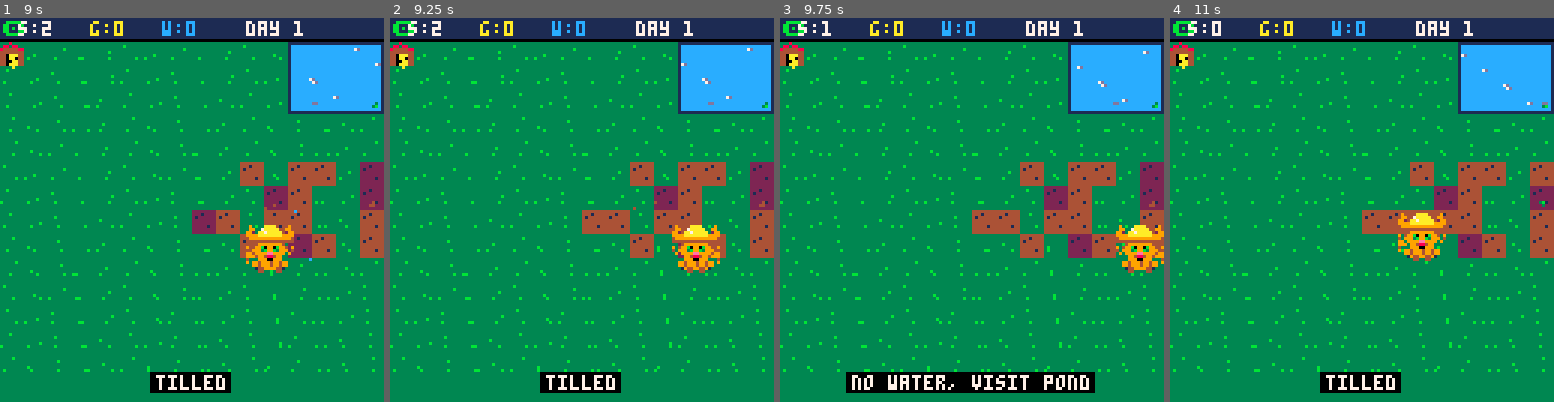
Above: before the commit, frames 1-4 (left to right).
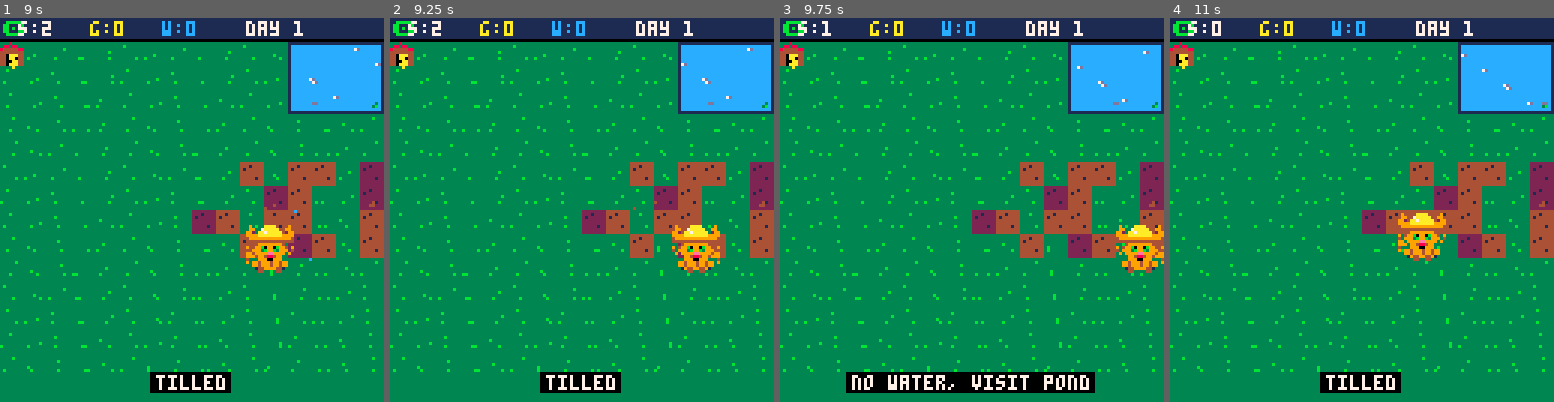
Above: after the commit, the same moments.

Repository: RubenTipparach/tic-labs
Game: PICO-8 cartridge games/pico8-cat-farmer/cart.p8
Two runs of this game, one before a commit and one after it. Both use one fixed random seed, a clock stepped at 60 frames per second and the inputs below.
Inputs:
- Up to frame 1 (9 s): tap X (X key) at 0.33, 1.07, 1.85, 2.97, 4.08, 5.2, 6.32, 7.43, 8.55 s; tap O (Z key) at 0.7, 1.7, 2.1, 2.5, 2.9, 3.3, 3.7, 4.1, 4.5, 4.9, 5.3, 5.7, 6.1, 6.5, 6.9, 7.3, 7.7, 8.1, 8.5, 8.9 s; hold Right 1.6-2.1 s; hold Up 2.15-2.42 s; hold Right 2.47-3.03 s; hold Left 3.08-3.58 s; hold Down 3.63-3.97 s; hold Right 4.02-4.68 s; hold Up 4.73-5.03 s; hold Left 5.08-5.68 s; hold Down 5.73-6.03 s; hold Right 6.08-6.58 s; hold Right 6.63-7.13 s; hold Up 7.18-7.45 s; hold Right 7.5-8.07 s; hold Left 8.12-8.62 s; hold Down from 8.67 s (still down)
- Up to frame 2 (9.25 s): release Down at 9 s; hold Right from 9.05 s (still down)
- Up to frame 3 (9.75 s): tap O (Z key) at 9.3, 9.7 s; tap X (X key) at 9.67 s; release Right at 9.72 s
- Up to frame 4 (11 s): hold Up 9.77-10.07 s; tap O (Z key) at 10.1, 10.5, 10.9 s; hold Left 10.12-10.72 s; hold Down from 10.77 s (still down); tap X (X key) at 10.78 s

Frame 1 is identical in both runs. In frame 2, 0.4% of the frame differs, in the area x 50-57%, y 50-57%; in frame 3, 0.4%; in frame 4, 0.8%, in the area x 50-100%, y 37-57%.

Commit message:
require wet soil for crop growth
Crops now only progress while their tile has soil moisture remaining.
Watering used to be a 2x speed bonus; now it is the only way growth
advances at all, so the player has to come back and re-water.

A single watering now keeps a tile wet for 15 seconds (up from 8).
Crops still take 30 seconds of wet time to ripen, so each plot needs
roughly two waterings end-to-end. The wet (dark) and dry (brown)
soil colors already indicate moisture state.

https://claude.ai/code/session_01NQVs25MQJPDWa3Lsk4afA4

Diff:
--- a/games/pico8-cat-farmer/cart.p8
+++ b/games/pico8-cat-farmer/cart.p8
@@ -29,7 +29,7 @@
  daytime=0
  daylen=60*60
  crop_time=30*60
- wet_dur=8*60
+ wet_dur=15*60
  msg="welcome to your farm"
  msgt=180
  bx=0
@@ -94,10 +94,8 @@
   for y=0,rows-1 do
    local p=plots[x][y]
    if p.water>0 then p.water-=1 end
-   if p.state==2 then
-    local rate=1
-    if p.water>0 then rate=2 end
-    p.timer+=rate
+   if p.state==2 and p.water>0 then
+    p.timer+=1
     if p.timer>=crop_time then
      p.state=3
      spawn_parts(gx+x*cell+4,gy+y*cell+4,11,4)
